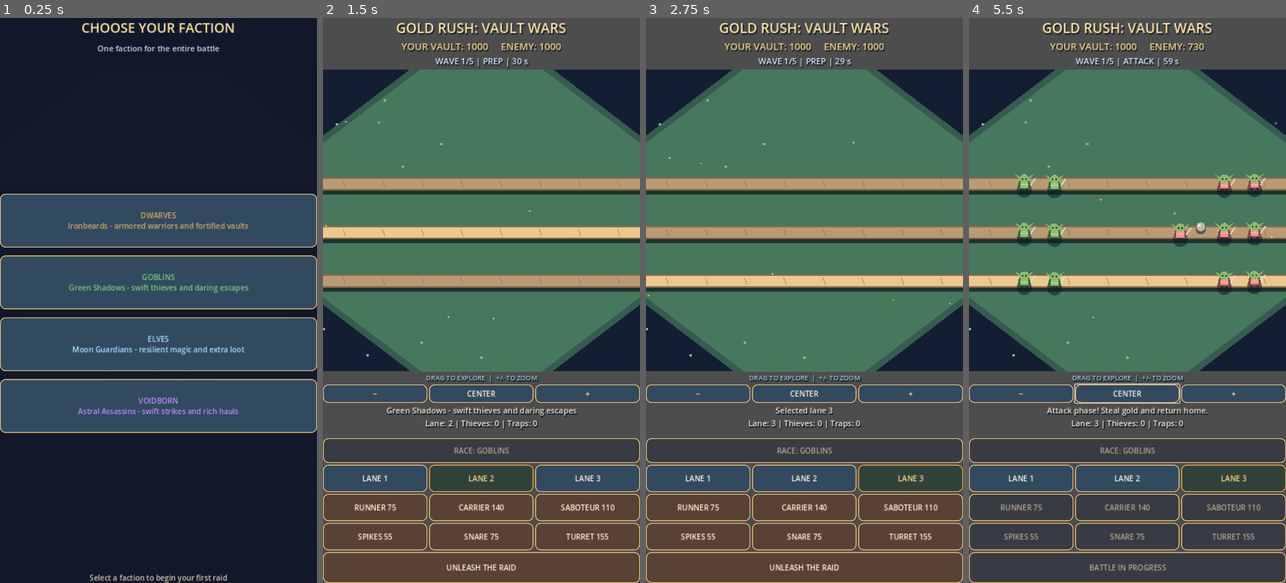
Above: before the commit, frames 1-4 (left to right).
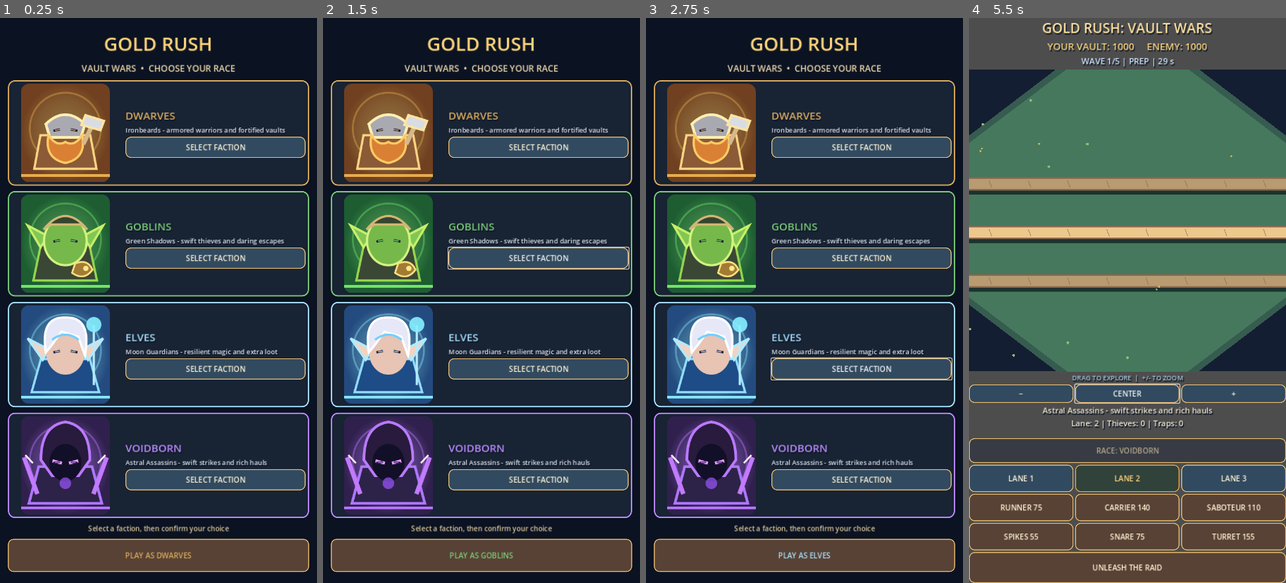
Above: after the commit, the same moments.

Repository: krzych3d/Gold-rush-mobile
Game: Godot game, scene res://main.tscn
Two runs of this game, one before a commit and one after it. Both use one fixed random seed, a clock stepped at 60 frames per second and the inputs below.
Inputs (mouse positions are in pixels of both pictures, inside the frame that each line leads up to):
- Up to frame 1 (0.25 s): no input
- Up to frame 2 (1.5 s): click (538, 147) at 0.5 s, where only the run after the commit has a clickable "SELECT FACTION"; click (538, 255) at 1.25 s, where only the run after the commit has a clickable "SELECT FACTION"
- Up to frame 3 (2.75 s): click (861, 368) at 2 s, where only the run after the commit has a clickable "SELECT FACTION"
- Up to frame 4 (5.5 s): click (1184, 481) at 2.75 s, where only the run after the commit has a clickable "SELECT FACTION"; click (1127, 554) at 3.5 s, where only the run after the commit has a clickable "PLAY AS VOIDBORN"; click "−" at 4.25 s; click "CENTER" at 5 s

The runs differ from the first frame. In frame 1, 61% of the frame differs, in the area x 0-100%, y 0-100%; in frame 2, 88%; in frame 3, 88%; in frame 4, 23%.

Commit message:
Implement illustrated faction-selection cards with portraits and confirm battle button

Diff:
--- a/scripts/game.gd
+++ b/scripts/game.gd
@@ -132,43 +132,103 @@
 
 func _show_race_selection() -> void:
 	selection_layer = ColorRect.new()
-	selection_layer.color = Color("101729", 0.98)
+	selection_layer.color = Color("0b1221")
 	selection_layer.set_anchors_and_offsets_preset(Control.PRESET_FULL_RECT)
 	add_child(selection_layer)
+	var background := TextureRect.new()
+	background.set_anchors_and_offsets_preset(Control.PRESET_FULL_RECT)
+	background.expand_mode = TextureRect.EXPAND_IGNORE_SIZE
+	background.stretch_mode = TextureRect.STRETCH_KEEP_ASPECT_COVERED
+	background.modulate = Color(0.4, 0.45, 0.6, 0.5)
+	selection_layer.add_child(background)
+	var margin := MarginContainer.new()
+	margin.set_anchors_and_offsets_preset(Control.PRESET_FULL_RECT)
+	margin.add_theme_constant_override("margin_left", 18)
+	margin.add_theme_constant_override("margin_right", 18)
+	margin.add_theme_constant_override("margin_top", 28)
+	margin.add_theme_constant_override("margin_bottom", 25)
+	selection_layer.add_child(margin)
 	var column := VBoxContainer.new()
-	column.set_anchors_and_offsets_preset(Control.PRESET_FULL_RECT)
 	column.add_theme_constant_override("separation", 12)
-	selection_layer.add_child(column)
-	var heading := Label.new()
-	heading.text = "CHOOSE YOUR FACTION"
-	heading.horizontal_alignment = HORIZONTAL_ALIGNMENT_CENTER
-	_style_label(heading, 30, Color("ffe1a0"))
-	column.add_child(heading)
-	var intro := Label.new()
-	intro.text = "One faction for the entire battle"
-	intro.horizontal_alignment = HORIZONTAL_ALIGNMENT_CENTER
-	_style_label(intro, 18, Color("c9d8ed"))
-	column.add_child(intro)
+	margin.add_child(column)
+	var title := Label.new()
+	title.text = "GOLD RUSH"
+	title.horizontal_alignment = HORIZONTAL_ALIGNMENT_CENTER
+	_style_label(title, 43, Color("ffd579"))
+	column.add_child(title)
+	var subtitle := Label.new()
+	subtitle.text = "VAULT WARS  •  CHOOSE YOUR RACE"
+	subtitle.horizontal_alignment = HORIZONTAL_ALIGNMENT_CENTER
+	_style_label(subtitle, 20, Color("e8d3a8"))
+	column.add_child(subtitle)
 	var cards := VBoxContainer.new()
 	cards.size_flags_vertical = Control.SIZE_EXPAND_FILL
-	cards.alignment = BoxContainer.ALIGNMENT_CENTER
-	cards.add_theme_constant_override("separation", 18)
+	cards.add_theme_constant_override("separation", 12)
 	column.add_child(cards)
 	for i in 4:
-		var card := Button.new()
-		card.custom_minimum_size.y = 122
-		card.text = RACE_NAMES[i] + "\n" + RACE_DESCRIPTIONS[i]
-		card.add_theme_font_size_override("font_size", 19)
-		card.add_theme_color_override("font_color", RACE_COLORS[i])
-		_style_button(card, true)
-		card.add_theme_color_override("font_color", RACE_COLORS[i])
+		var card := PanelContainer.new()
+		card.size_flags_vertical = Control.SIZE_EXPAND_FILL
+		var frame := StyleBoxFlat.new()
+		frame.bg_color = Color("182333")
+		frame.border_color = RACE_COLORS[i]
+		frame.set_border_width_all(3)
+		frame.set_corner_radius_all(15)
+		frame.set_content_margin_all(8)
+		card.add_theme_stylebox_override("panel", frame)
 		cards.add_child(card)
-		card.pressed.connect(_choose_faction.bind(i))
+		var row := HBoxContainer.new()
+		row.add_theme_constant_override("separation", 14)
+		card.add_child(row)
+		var portrait := TextureRect.new()
+		portrait.custom_minimum_size = Vector2(150, 155)
+		portrait.size_flags_horizontal = Control.SIZE_EXPAND_FILL
+		portrait.size_flags_stretch_ratio = 0.6
+		portrait.expand_mode = TextureRect.EXPAND_IGNORE_SIZE
+		portrait.stretch_mode = TextureRect.STRETCH_KEEP_ASPECT_CENTERED
+		portrait.texture = load("res://assets/factions/" + RACE_NAMES[i].to_lower() + ".svg")
+		row.add_child(portrait)
+		var details := VBoxContainer.new()
+		details.size_flags_horizontal = Control.SIZE_EXPAND_FILL
+		details.alignment = BoxContainer.ALIGNMENT_CENTER
+		row.add_child(details)
+		var name_label := Label.new()
+		name_label.text = RACE_NAMES[i]
+		_style_label(name_label, 24, RACE_COLORS[i])
+		details.add_child(name_label)
+		var description := Label.new()
+		description.text = RACE_DESCRIPTIONS[i]
+		description.autowrap_mode = TextServer.AUTOWRAP_WORD_SMART
+		_style_label(description, 15, Color("d9e1ec"))
+		details.add_child(description)
+		var choose := Button.new()
+		choose.text = "SELECT FACTION"
+		choose.custom_minimum_size.y = 48
+		_style_button(choose, true)
+		details.add_child(choose)
+		choose.pressed.connect(_preview_faction.bind(i))
 	var footer := Label.new()
-	footer.text = "Select a faction to begin your first raid"
+	footer.text = "Select a faction, then confirm your choice"
 	footer.horizontal_alignment = HORIZONTAL_ALIGNMENT_CENTER
-	_style_label(footer, 17, Color("d7c7ad"))
+	_style_label(footer, 16, Color("d8c49a"))
 	column.add_child(footer)
+	var confirm := Button.new()
+	confirm.name = "ConfirmFaction"
+	confirm.text = "PLAY BATTLE"
+	confirm.custom_minimum_size.y = 75
+	_style_button(confirm, false)
+	column.add_child(confirm)
+	confirm.pressed.connect(_confirm_faction)
+	_preview_faction(0)
+
+func _preview_faction(index: int) -> void:
+	selected_race = index
+	var confirm := selection_layer.find_child("ConfirmFaction", true, false) as Button
+	if confirm != null:
+		confirm.text = "PLAY AS " + RACE_NAMES[index]
+		confirm.add_theme_color_override("font_color", RACE_COLORS[index])
+
+func _confirm_faction() -> void:
+	_choose_faction(selected_race)
 
 func _choose_faction(index: int) -> void:
 	selected_race = index
